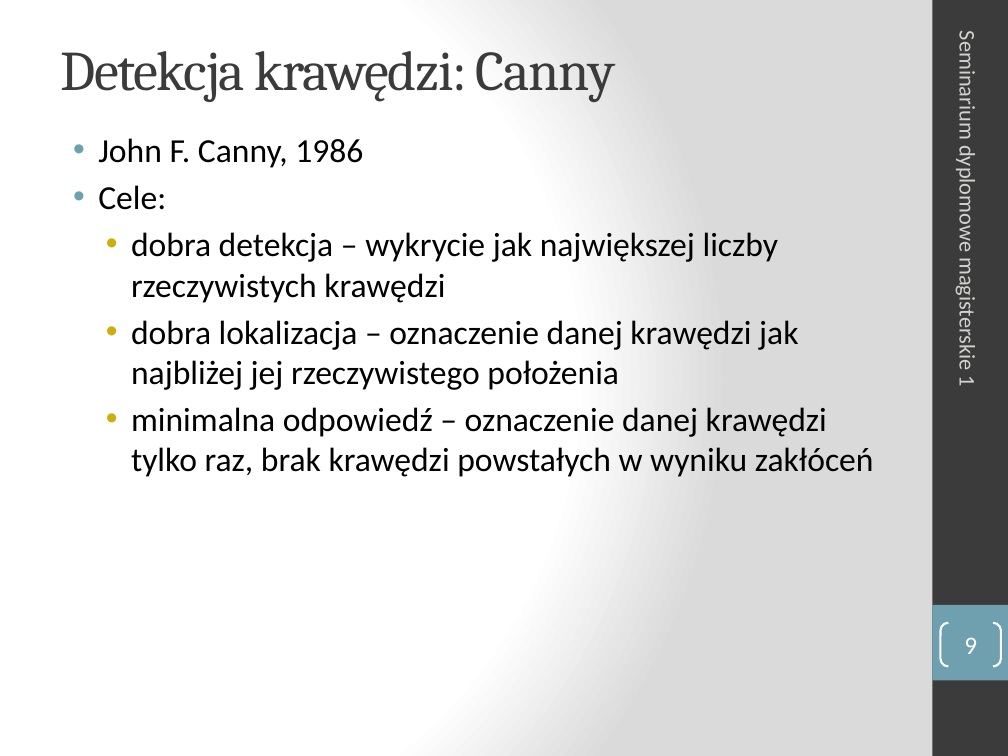
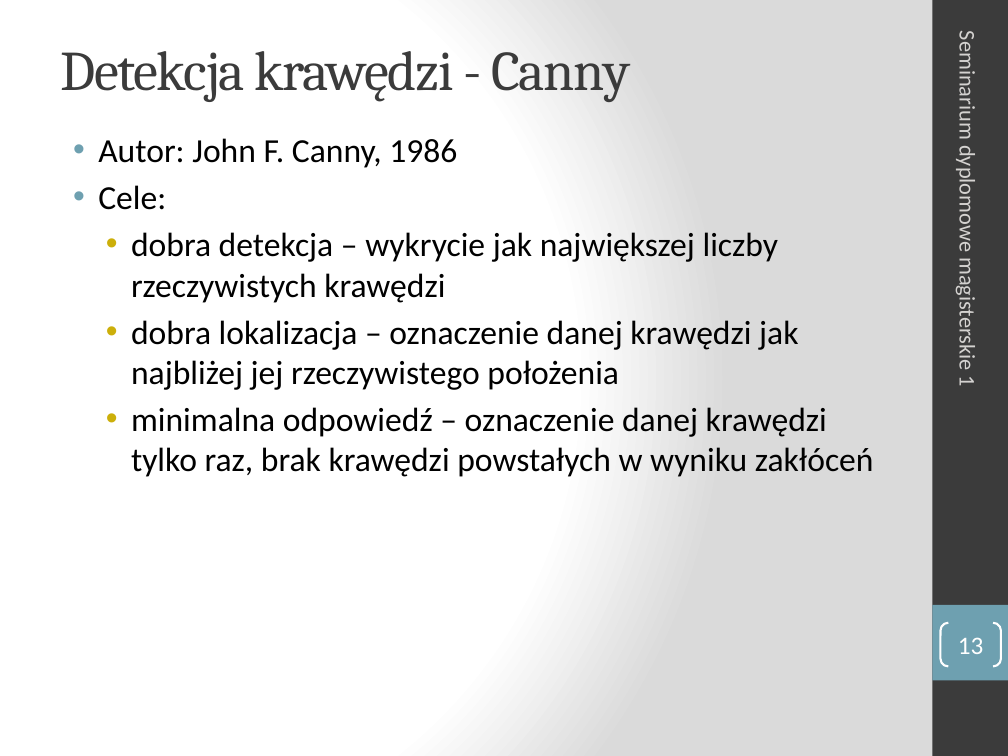
Before and after one commit to turekj/msc, a slide deck: slide 13 of Placeholder/seminar1/prezentacja/sdm1_Aniserowicz_Michal.pptx (slide 9 before the commit). Drawn at 1008x756 pixels with LibreOffice and Linux fonts; fonts in the diff are those of the drawing. Boxes give left, top, right and bottom in pixels: in the first picture for what was removed or moved away, otherwise in the second. Text is boxed around its words. In the diff, an @@ line names an element or a change of style, - is before the commit and + after.

```diff
--- a/Placeholder/seminar1/prezentacja/sdm1_Aniserowicz_Michal.pptx
+++ b/Placeholder/seminar1/prezentacja/sdm1_Aniserowicz_Michal.pptx
@@ title at (x1=60, y1=51, x2=630, y2=102): text changed @@
-Detekcja krawędzi: Canny
+Detekcja krawędzi - Canny
@@ text at (x1=98, y1=138, x2=457, y2=168): text changed @@
-• John F. Canny, 1986
+• Autor: John F. Canny, 1986
@@ page number at (x1=958, y1=637, x2=984, y2=654): text changed @@
-9
+13
```
Also in this commit, not shown: 8 other slides changed, 5 slides added, 1 slide removed, 4 other files.
